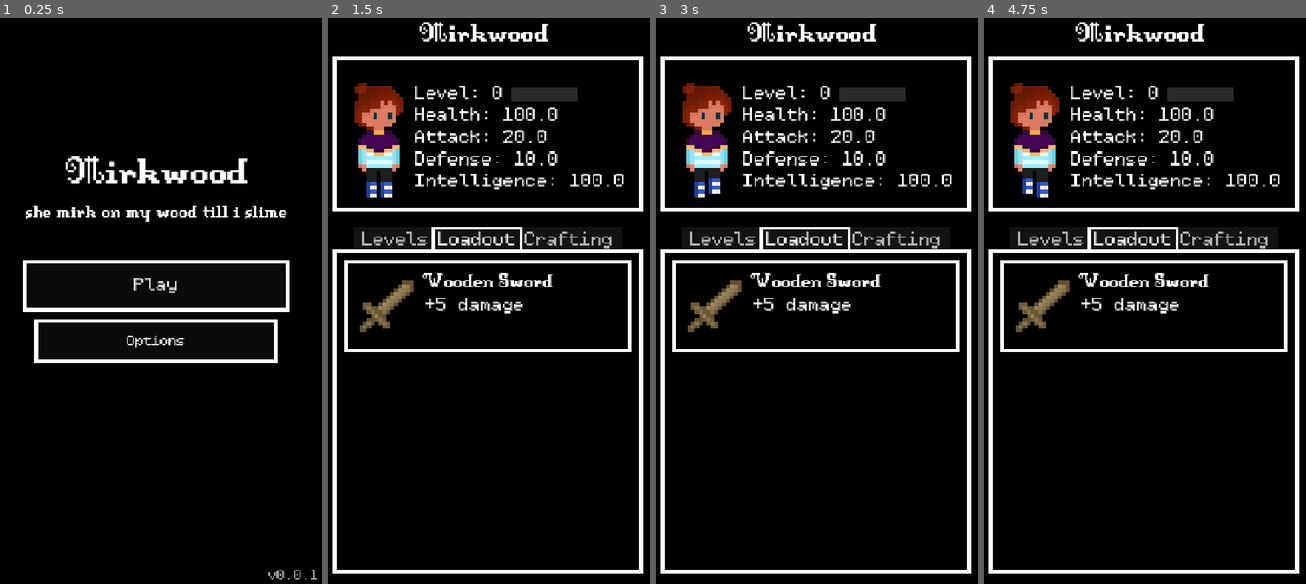
Above: before the commit, frames 1-4 (left to right).
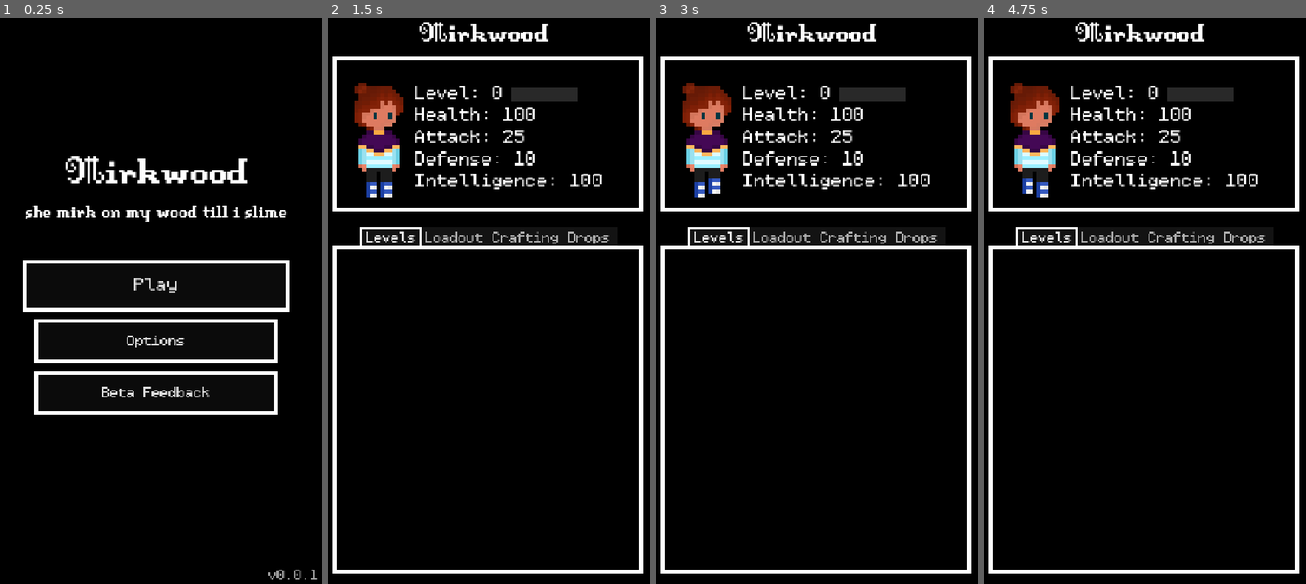
Above: after the commit, the same moments.

Repository: minotaa/myrkwood
Game: Godot game, scene res://scenes/title.tscn
Two runs of this game, one before a commit and one after it. Both use one fixed random seed, a clock stepped at 60 frames per second and the inputs below.
Inputs (mouse positions are in pixels of both pictures, inside the frame that each line leads up to):
- Up to frame 1 (0.25 s): no input
- Up to frame 2 (1.5 s): click (482, 391) at 0.5 s, where only the run after the commit has a clickable "Beta Feedback"; click "Play" at 1.25 s
- Up to frame 3 (3 s): move the mouse to (887, 261) at 2.02 s; click (887, 261) at 2.17 s; tap Enter at 2.75 s; move the mouse to (749, 323) at 2.77 s; click (749, 323) at 2.92 s
- Up to frame 4 (4.75 s): move the mouse to (1177, 165) at 3.52 s; click (1177, 165) at 3.67 s; move the mouse to (1125, 408) at 4.27 s; click (1125, 408) at 4.42 s

The runs differ from the first frame. In frame 1, 1.4% of the frame differs, in the area x 10-87%, y 62-71%; in frame 2, 5.0%, in the area x 1-98%, y 15-60%; in frame 3, 5.0%; in frame 4, 5.0%.
Error after the commit: Invalid assignment of property or key 'level' with value of type 'Object (Level)' on a base object of type 'Button (level_button.gd)'. (res://scripts/menu.gd:1…

Commit message:
add drops and get started on crafting

Diff:
--- a/project.godot
+++ b/project.godot
@@ -24,9 +24,9 @@
 
 Items="*res://scripts/items.gd"
 Inventories="*res://scripts/inventories.gd"
+Enemies="*res://scripts/enemies.gd"
 Levels="*res://scripts/levels.gd"
 Game="*res://scripts/game.gd"
-Enemies="*res://scripts/enemies.gd"
 
 [display]
 
--- /dev/null
+++ b/scenes/crafting_item.tscn
@@ -0,0 +1,77 @@
+[gd_scene load_steps=6 format=3 uid="uid://dagg2b75awus6"]
+
+[ext_resource type="PackedScene" uid="uid://decl6d8bbvaft" path="res://scenes/level.tscn" id="1_b6u4r"]
+[ext_resource type="FontFile" uid="uid://bl0f2csh2wd2l" path="res://assets/fonts/DungeonFont.ttf" id="2_wkp4j"]
+[ext_resource type="FontFile" uid="uid://dalt11g8b1g2k" path="res://assets/fonts/Kitchen Sink.ttf" id="3_e3jf6"]
+
+[sub_resource type="LabelSettings" id="LabelSettings_1uy60"]
+font = ExtResource("2_wkp4j")
+font_size = 34
+
+[sub_resource type="LabelSettings" id="LabelSettings_fe82e"]
+font = ExtResource("3_e3jf6")
+
+[node name="crafting_item" type="Control"]
+texture_filter = 1
+layout_mode = 3
+anchor_right = 1.0
+anchor_bottom = 0.1
+grow_horizontal = 2
+grow_vertical = 2
+
+[node name="Button" parent="." instance=ExtResource("1_b6u4r")]
+custom_minimum_size = Vector2(720, 128)
+layout_mode = 1
+anchors_preset = 0
+anchor_right = 0.0
+anchor_bottom = 0.0
+offset_right = 720.0
+offset_bottom = 144.0
+grow_horizontal = 1
+grow_vertical = 1
+
+[node name="TextureRect" type="TextureRect" parent="."]
+layout_mode = 1
+anchors_preset = 4
+anchor_top = 0.5
+anchor_bottom = 0.5
+offset_left = 16.0
+offset_top = -48.0
+offset_right = 128.0
+offset_bottom = 64.0
+grow_vertical = 2
+
+[node name="Name" type="Label" parent="."]
+texture_filter = 1
+layout_mode = 1
+anchors_preset = 8
+anchor_left = 0.5
+anchor_top = 0.5
+anchor_right = 0.5
+anchor_bottom = 0.5
+offset_left = -200.0
+offset_top = -46.0
+offset_right = 344.0
+offset_bottom = -10.0
+grow_horizontal = 2
+grow_vertical = 2
+text = "Wooden Sword"
+label_settings = SubResource("LabelSettings_1uy60")
+
+[node name="Requirements" type="Label" parent="."]
+texture_filter = 1
+layout_mode = 1
+anchors_preset = 8
+anchor_left = 0.5
+anchor_top = 0.5
+anchor_right = 0.5
+anchor_bottom = 0.5
+offset_left = -194.0
+offset_top = -10.0
+offset_right = 345.0
+offset_bottom = 64.0
+grow_horizontal = 2
+grow_vertical = 2
+text = "Requirements"
+label_settings = SubResource("LabelSettings_fe82e")
+autowrap_mode = 2
--- a/scenes/menu.tscn
+++ b/scenes/menu.tscn
@@ -100,7 +100,7 @@
 
 [sub_resource type="AtlasTexture" id="AtlasTexture_gfi17"]
 atlas = ExtResource("9_5sulo")
-region = Rect2(0, 0, 16, 16)
+region = Rect2(32, 0, 16, 16)
 
 [sub_resource type="LabelSettings" id="LabelSettings_ppsm6"]
 font = ExtResource("1_x0qtr")
@@ -108,7 +108,11 @@
 
 [sub_resource type="LabelSettings" id="LabelSettings_n8bds"]
 font = ExtResource("8_eelid")
-font_size = 32
+font_size = 24
+
+[sub_resource type="AtlasTexture" id="AtlasTexture_i6lef"]
+atlas = ExtResource("9_5sulo")
+region = Rect2(16, 0, 16, 16)
 
 [node name="Menu" type="Node2D"]
 position = Vector2(0, 32)
@@ -237,7 +241,7 @@
 grow_vertical = 2
 theme_override_constants/side_margin = 8
 theme_override_fonts/font = ExtResource("8_eelid")
-theme_override_font_sizes/font_size = 32
+theme_override_font_sizes/font_size = 24
 theme_override_styles/tab_focus = SubResource("StyleBoxEmpty_0el36")
 theme_override_styles/tab_disabled = SubResource("StyleBoxFlat_p784s")
 theme_override_styles/panel = SubResource("StyleBoxFlat_ob78k")
@@ -245,10 +249,9 @@
 theme_override_styles/tab_hovered = SubResource("StyleBoxFlat_2g4it")
 theme_override_styles/tab_unselected = SubResource("StyleBoxFlat_twohf")
 tab_alignment = 1
-current_tab = 1
+current_tab = 0
 
 [node name="Levels" type="Control" parent="UI/Main/TabContainer"]
-visible = false
 layout_mode = 2
 metadata/_tab_index = 0
 
@@ -271,6 +274,7 @@
 alignment = 1
 
 [node name="Loadout" type="Control" parent="UI/Main/TabContainer"]
+visible = false
 layout_mode = 2
 metadata/_tab_index = 1
 
@@ -320,9 +324,9 @@
 anchor_right = 0.5
 anchor_bottom = 0.5
 offset_left = 2.5
-offset_top = -80.0
+offset_top = -70.0
 offset_right = 285.5
-offset_bottom = -28.0
+offset_bottom = -18.0
 grow_horizontal = 2
 grow_vertical = 2
 text = "Wooden Sword"
@@ -337,15 +341,93 @@
 anchor_right = 0.5
 anchor_bottom = 0.5
 offset_left = 8.0
-offset_top = -20.0
+offset_top = -16.0
 offset_right = 424.0
-offset_bottom = 76.0
-grow_horizontal = 2
-grow_vertical = 2
-text = "+5 damage"
+offset_bottom = 64.0
+grow_horizontal = 2
+grow_vertical = 2
+text = "A quick brown fox jumped over the lazy dog."
 label_settings = SubResource("LabelSettings_n8bds")
+autowrap_mode = 2
+
+[node name="Armor" type="Control" parent="UI/Main/TabContainer/Loadout"]
+layout_mode = 1
+anchors_preset = 8
+anchor_left = 0.5
+anchor_top = 0.5
+anchor_right = 0.5
+anchor_bottom = 0.5
+offset_left = -312.0
+offset_top = -112.0
+offset_right = 24.0
+offset_bottom = 88.0
+grow_horizontal = 2
+grow_vertical = 2
+
+[node name="Panel" type="Panel" parent="UI/Main/TabContainer/Loadout/Armor"]
+layout_mode = 1
+anchors_preset = -1
+anchor_right = 1.19
+anchor_bottom = 1.0
+offset_right = 224.16
+grow_horizontal = 2
+grow_vertical = 2
+theme_override_styles/panel = SubResource("StyleBoxFlat_ob78k")
+
+[node name="TextureRect" type="TextureRect" parent="UI/Main/TabContainer/Loadout/Armor"]
+layout_mode = 1
+anchors_preset = 4
+anchor_top = 0.5
+anchor_bottom = 0.5
+offset_left = 24.0
+offset_top = -64.0
+offset_right = 160.0
+offset_bottom = 64.0
+grow_vertical = 2
+texture = SubResource("AtlasTexture_i6lef")
+expand_mode = 2
+
+[node name="Name" type="Label" parent="UI/Main/TabContainer/Loadout/Armor"]
+texture_filter = 1
+layout_mode = 1
+anchors_preset = 8
+anchor_left = 0.5
+anchor_top = 0.5
+anchor_right = 0.5
+anchor_bottom = 0.5
+offset_left = 2.5
+offset_top = -70.0
+offset_right = 285.5
+offset_bottom = -18.0
+grow_horizontal = 2
+grow_vertical = 2
+text = "Hoodie"
+label_settings = SubResource("LabelSettings_ppsm6")
+
+[node name="Description" type="Label" parent="UI/Main/TabContainer/Loadout/Armor"]
+texture_filter = 1
+layout_mode = 1
+anchors_preset = 8
+anchor_left = 0.5
+anchor_top = 0.5
+anchor_right = 0.5
+anchor_bottom = 0.5
+offset_left = 8.0
+offset_top = -16.0
+offset_right = 424.0
+offset_bottom = 64.0
+grow_horizontal = 2
+grow_vertical = 2
+text = "Stupid boy"
+label_settings = SubResource("LabelSettings_n8bds")
+autowrap_mode = 2
 
 [node name="Crafting" type="Control" parent="UI/Main/TabContainer"]
 visible = false
 layout_mode = 2
 metadata/_tab_index = 2
+
+[node name="Drops" type="Control" parent="UI/Main/TabContainer"]
+visible = false
+layout_mode = 2
+metadata/_tab_index = 3
--- a/scenes/title.tscn
+++ b/scenes/title.tscn
@@ -165,4 +165,26 @@
 theme_override_styles/normal = SubResource("StyleBoxFlat_enllf")
 text = "Options"
 
+[node name="Feedback" type="Button" parent="UI/Main"]
+layout_mode = 1
+anchors_preset = 8
+anchor_left = 0.5
+anchor_top = 0.5
+anchor_right = 0.5
+anchor_bottom = 0.5
+offset_left = -272.0
+offset_top = 168.0
+offset_right = 256.0
+offset_bottom = 264.0
+grow_horizontal = 2
+grow_vertical = 2
+theme_override_fonts/font = ExtResource("3_o54xh")
+theme_override_font_sizes/font_size = 24
+theme_override_styles/focus = SubResource("StyleBoxEmpty_m5up5")
+theme_override_styles/hover = SubResource("StyleBoxFlat_xaqki")
+theme_override_styles/pressed = SubResource("StyleBoxFlat_3mmnh")
+theme_override_styles/normal = SubResource("StyleBoxFlat_enllf")
+text = "Beta Feedback"
+
 [connection signal="pressed" from="UI/Main/Play" to="." method="_on_play_pressed"]
+[connection signal="pressed" from="UI/Main/Feedback" to="." method="_on_feedback_pressed"]
--- a/scripts/battle.gd
+++ b/scripts/battle.gd
@@ -64,8 +64,8 @@
 	$PlayerTimer.wait_time = attack_speed
 	$EnemyTimer.wait_time = enemy_attack_speed
 	$UI/Main/LevelText.text = str(Game.cached_enemy_list.size() - Game.live_enemy_list.size()) + "/" + str(Game.cached_enemy_list.size())
-	$UI/Main/HP.text = str(round(Game.health)) + "/" + str(round(max_health))
-	$UI/Main/MP.text = str(round(magic)) + "/" + str(round(max_magic))
+	$UI/Main/HP.text = str(roundi(Game.health)) + "/" + str(roundi(max_health))
+	$UI/Main/MP.text = str(roundi(magic)) + "/" + str(roundi(max_magic))
 	if melt and $UI/Main/Panel/EnemyTexture.material.get_shader_parameter("progress") <= 1:
 		$UI/Main/Panel/EnemyTexture.material.set_shader_parameter("progress", $UI/Main/Panel/EnemyTexture.material.get_shader_parameter("progress") + 0.45 * delta)
 	if $UI/Main/Panel/EnemyTexture.material.get_shader_parameter("progress") >= 1 and not player_alive:
@@ -84,14 +84,23 @@
 		$AudioStreamPlayer.get_stream_playback().play_stream(load("res://assets/sounds/explosion.wav"))
 		Game.exp += enemy.exp
 		Game.temp_exp_gained += enemy.exp
+		enemy.on_die.call()
+		print(Game.temp_drops_gained)
 		await get_tree().create_timer(2.15).timeout
 		print("you won!")
 		if not Game.live_enemy_list.is_empty():
 			start_battle()
 		else:
-			if Game.highest_completed_level < Game.game_level.id:
+			for item in Game.temp_drops_gained:
+				var item_stack = ItemStack.new()
+				item_stack.amount = 1
+				item_stack.type = item
+				Inventories.drops.add_item(item_stack)
+
+			if Game.highest_completed_level <= Game.game_level.id:
 				Game.highest_completed_level = Game.game_level.id + 1
-			$UI/Main/YouWin.text = "YOU WIN!\n\nYou gained +" + str(round(Game.temp_exp_gained)) + " XP\nYou also gained +69 items."
+			print("added " + str(roundi(Game.temp_exp_gained)) + " xp and " + str(Game.temp_drops_gained.size()) + " items")
+			$UI/Main/YouWin.text = "YOU WIN!\n\nYou gained +" + str(roundi(Game.temp_exp_gained)) + " XP\nYou also gained +" + str(Game.temp_drops_gained.size()) + " items."
 			$UI/Main/YouWin.visible = true
 			$UI/Main/LevelText.visible = false
 			$UI/Main/Level.visible = false
--- a/scripts/enemies.gd
+++ b/scripts/enemies.gd
@@ -38,6 +38,8 @@
 	baubles.defense = 3.0
 	baubles.exp = 5.0
 	baubles.texture = load("res://assets/sprites/baubles.png")
+	baubles.on_die = func ():
+		Game.temp_drops_gained.append(Items.get_item_by_id(3))
 	enemies.append(baubles)
 
 	var slime = Enemy.new()
@@ -51,4 +53,7 @@
 	slime.defense = 1.0
 	slime.exp = 15.0
 	slime.texture = load("res://assets/sprites/slime.png")
+	slime.on_die = func ():
+		Game.temp_drops_gained.append(Items.get_item_by_id(2))
 	enemies.append(slime)
+	print("enemies added")
--- a/scripts/game.gd
+++ b/scripts/game.gd
@@ -9,8 +9,6 @@
 var temp_exp_gained: float = 0.0
 var temp_drops_gained = []
 
-var equipment = []
-var drops = []
 var game_level: Level
 var cached_enemy_list = []
 var live_enemy_list = []
@@ -20,6 +18,7 @@
 	if did_the_game_load_yet_also_big_boobs == true:
 		return
 	if not FileAccess.file_exists("user://game.april"):
+		did_the_game_load_yet_also_big_boobs = true
 		return
 	var save_file = FileAccess.open("user://game.april", FileAccess.READ)
 	while save_file.get_position() < save_file.get_length():
@@ -40,17 +39,29 @@
 			Inventories.drops.set_list_from_save(data["drops"])
 		if data.has("equipped_weapon"):
 			Inventories.equipment.weapon = Items.get_item_by_id(data["equipped_weapon"])
+		if data.has("equipped_armor"):
+			Inventories.equipment.armor = Items.get_item_by_id(data["equipped_armor"])
 
 	print("Loaded the game.")
 	did_the_game_load_yet_also_big_boobs = true
 
 func get_game_save_data() -> Dictionary:
+	if Inventories.equipment.list.is_empty():
+		var wooden_sword = ItemStack.new()
+		wooden_sword.type = Items.get_item_by_id(0)
+		wooden_sword.amount = 1
+		var hoodie = ItemStack.new()
+		hoodie.type = Items.get_item_by_id(1)
+		hoodie.amount = 1
+		Inventories.equipment.list.append(wooden_sword)
+		Inventories.equipment.list.append(hoodie)
 	return {
 		"highest_completed_level": highest_completed_level,
 		"exp": exp,
 		"equipment": Inventories.equipment.to_list(),
 		"drops": Inventories.drops.to_list(),
-		"equipped_weapon": Inventories.equipment.weapon.id
+		"equipped_weapon": Inventories.equipment.weapon.id,
+		"equipped_armor": Inventories.equipment.armor.id
 	}
 
 func save_game(_data: Dictionary, reason: String):
@@ -59,7 +70,9 @@
 	print("Saved the game. " + "(" + reason + ")")
 
 func _notification(what: int) -> void:
-	if what == NOTIFICATION_WM_WINDOW_FOCUS_OUT or what == NOTIFICATION_WM_WINDOW_FOCUS_IN:
+	if not did_the_game_load_yet_also_big_boobs:
+		return
+	if what == NOTIFICATION_WM_WINDOW_FOCUS_OUT:
 		save_game(get_game_save_data(), "went to background")
 
 func _ready() -> void:
@@ -71,21 +84,27 @@
 
 func get_attack() -> float:
 	var attack = 20.0
+	if Inventories.equipment.weapon != null:
+		attack += Inventories.equipment.weapon.damage
 	return attack
 
 func get_max_health() -> float:
 	var max_health = 100.0
-	max_health += 10 * get_level()
+	max_health += 5 * get_level()
+	if Inventories.equipment.armor != null:
+		max_health += Inventories.equipment.armor.health
 	return max_health
 
 func get_max_magic() -> float:
 	var max_magic = 100.0
-	max_magic += 1 * get_level()
+	max_magic += 0.5 * get_level()
 	return max_magic
 
 func get_defense() -> float:
 	var defense = 10.0
-	defense += 3 * get_level()
+	defense += 2 * get_level()
+	if Inventories.equipment.armor != null:
+		defense += Inventories.equipment.armor.defense
 	return defense
 
 func get_level() -> int:
--- a/scripts/inventories.gd
+++ b/scripts/inventories.gd
@@ -2,3 +2,6 @@
 
 var drops = DropBag.new()
 var equipment = EquipmentBag.new()
+
+func _ready() -> void:
+	print("inventories added")
--- a/scripts/items.gd
+++ b/scripts/items.gd
@@ -5,20 +5,69 @@
 func get_item_by_id(id: int) -> ItemType:
 	for item in items:
 		if item.id == id:
-			if item is Sword:
-				return (item as Sword)
 			return item
 	return null
 
-func _ready() -> void:
+func _init() -> void:
 	var wooden_sword = Sword.new()
 	wooden_sword.id = 0
-	wooden_sword.description = "+5 damage"
+	wooden_sword.description = "+5 damage, ol' reliable."
 	wooden_sword.name = "Wooden Sword"
 	var atlas = AtlasTexture.new()
 	atlas.atlas = load("res://assets/sprites/items.png")
 	atlas.region = Rect2(0.0, 0.0, 16.0, 16.0)
 	wooden_sword.texture = atlas
 	wooden_sword.damage = 5
-	wooden_sword.type = "WEAPON"
 	items.append(wooden_sword)
+
+	var hoodie = Armor.new()
+	hoodie.id = 1
+	hoodie.name = "T-Shirt"
+	hoodie.description = "Doesn't give any benefits but looks nice!"
+	atlas = AtlasTexture.new()
+	atlas.atlas = load("res://assets/sprites/items.png")
+	atlas.region = Rect2(16.0, 0.0, 16.0, 16.0)
+	hoodie.texture = atlas
+	hoodie.defense = 0.0
+	hoodie.health = 0.0
+	items.append(hoodie)
+
+	var goop = ItemType.new()
+	goop.id = 2
+	goop.name = "Goop"
+	goop.description = "A ball of goop dropped from a slime has regenerative properties."
+	atlas = AtlasTexture.new()
+	atlas.atlas = load("res://assets/sprites/items.png")
+	atlas.region = Rect2(32.0, 0.0, 16.0, 16.0)
+	goop.texture = atlas
+	items.append(goop)
+
+	var glass_shard = ItemType.new()
+	glass_shard.id = 3
+	glass_shard.name = "Glass Shard"
+	glass_shard.description = "A triangular shard of glass dropped from an ornament. "
+	atlas = AtlasTexture.new()
+	atlas.atlas = load("res://assets/sprites/items.png")
+	atlas.region = Rect2(80.0, 0.0, 16.0, 16.0)
+	glass_shard.texture = atlas
+	items.append(glass_shard)
+
+	var glass_knife = Sword.new()
+	glass_knife.id = 4
+	glass_knife.name = "Glass Knife"
+	glass_knife.description = "+10 damage, a sharp tempered glass knife."
+	atlas = AtlasTexture.new()
+	atlas.atlas = load("res://assets/sprites/items.png")
+	atlas.region = Rect2(64.0, 0.0, 16.0, 16.0)
+	glass_knife.texture = atlas
+	glass_knife.damage = 10.0
+	glass_knife.craftable = true
+	var item_stack = ItemStack.new()
+	item_stack.amount = 1
+	item_stack.type = get_item_by_id(3)
+	glass_knife.min_requirement = [item_stack]
+	item_stack.amount = 5
+	glass_knife.requirement = [item_stack]
+	items.append(glass_knife)
+
+	print("items added")
--- a/scripts/level_button.gd
+++ b/scripts/level_button.gd
@@ -1,16 +1,10 @@
 extends Button
 
-var level: Level
+var item: ItemType
 
 func _on_pressed() -> void:
-	if level != null:
-		if level.id > Game.highest_completed_level:
-			print("Something strange is going on here...")
-		Game.game_level = level
-		Game.cached_enemy_list = []
-		Game.cached_enemy_list.append_array(level.enemy_list)
-		Game.live_enemy_list = []
-		Game.live_enemy_list.append_array(level.enemy_list)
-		Game.health = Game.get_max_health()
-		Game.magic = Game.get_max_magic()
-		get_tree().change_scene_to_packed(load("res://scenes/battle.tscn"))
+	if item != null:
+		print("Something strange is going on here...")
+
+func refresh() -> void:
+	$"../TextureRect".texture = item.texture
--- a/scripts/menu.gd
+++ b/scripts/menu.gd
@@ -18,12 +18,27 @@
 			level_button.text = game_level.name
 			level_button.level = game_level
 		$UI/Main/TabContainer/Levels/ScrollContainer/VBoxContainer.add_child(level_button)
+	refresh_menu()
+
+func refresh_menu() -> void:
+	var meta: String = "Level: " + str(roundi(Game.get_level()))
+	meta += "\nHealth: " + str(roundi(Game.get_max_health()))
+	meta += "\nAttack: " + str(roundi(Game.get_attack()))
+	meta += "\nDefense: " + str(roundi(Game.get_defense()))
+	meta += "\nIntelligence: " + str(roundi(Game.get_max_magic()))
+	$UI/Main/Meta.text = meta
+	$UI/Main/ProgressBar.value = Game.get_progress()
+
+	if Inventories.equipment.weapon != null:
+		$UI/Main/TabContainer/Loadout/Weapon/TextureRect.texture = Inventories.equipment.weapon.texture
+		$UI/Main/TabContainer/Loadout/Weapon/Name.text = Inventories.equipment.weapon.name
+		$UI/Main/TabContainer/Loadout/Weapon/Description.text = Inventories.equipment.weapon.description
+
+	if Inventories.equipment.armor != null:
+		$UI/Main/TabContainer/Loadout/Armor/TextureRect.texture = Inventories.equipment.armor.texture
+		$UI/Main/TabContainer/Loadout/Armor/Name.text = Inventories.equipment.armor.name
+		$UI/Main/TabContainer/Loadout/Armor/Description.text = Inventories.equipment.armor.description
+
 
 func _process(delta: float) -> void:
-	var meta: String = "Level: " + str(Game.get_level())
-	meta += "\nHealth: " + str(Game.get_max_health())
-	meta += "\nAttack: " + str(Game.get_attack())
-	meta += "\nDefense: " + str(Game.get_defense())
-	meta += "\nIntelligence: " + str(Game.get_max_magic())
-	$UI/Main/Meta.text = meta
-	$UI/Main/ProgressBar.value = Game.get_progress()
+	refresh_menu()
--- a/scripts/title.gd
+++ b/scripts/title.gd
@@ -22,3 +22,6 @@
 
 func _on_play_pressed() -> void:
 	get_tree().change_scene_to_packed(menu)
+
+func _on_feedback_pressed() -> void:
+	OS.shell_open("https://discord.gg/zhz3nnCDDg")
--- /dev/null
+++ b/scripts/types/armor.gd
@@ -0,0 +1,8 @@
+extends ItemType
+class_name Armor
+
+var defense: float = 0.0
+var health: float = 0.0
+
+func on_hit(enemy: Enemy, final_damage: float) -> void:
+	pass
--- a/scripts/types/bag.gd
+++ b/scripts/types/bag.gd
@@ -20,6 +20,17 @@
 			return
 	list.append(item)
 
+func has_item(item: ItemType) -> bool:
+	for i in list:
+		if i.type.id == item.type:
+			return true
+	return false
+
+func take_item(item: ItemType) -> void:
+	for i in list:
+		if i.type.id == item.type:
+			i.amount -= 1
+
 func set_list_from_save(_list: Array):
 	for value in _list:
 		var item = ItemStack.new()
--- a/scripts/types/drop_bag.gd
+++ b/scripts/types/drop_bag.gd
@@ -7,3 +7,26 @@
 func get_max_capacity() -> int:
 	var max_capacity = 25
 	return max_capacity
+
+func add_fragile_item(item: ItemStack) -> bool:
+	for i in list:
+		if i.type.id == item.type.id:
+			var space_left = get_max_capacity() - total_size()
+			if space_left <= 0:
+				return false
+			var amount_to_add = min(space_left, item.amount)
+			i.amount += amount_to_add
+			item.amount -= amount_to_add
+			if item.amount == 0:
+				return true
+
+	if not is_full():
+		var space_left = get_max_capacity() - total_size()
+		var amount_to_add = min(space_left, item.amount)
+		var new_stack = ItemStack.new()
+		new_stack.type = item.type
+		new_stack.amount = amount_to_add
+		list.append(new_stack)
+		item.amount -= amount_to_add
+		return true
+	return false
--- a/scripts/types/enemy.gd
+++ b/scripts/types/enemy.gd
@@ -18,8 +18,7 @@
 func on_attack() -> void:
 	pass
 
-func on_die() -> void:
-	pass
+var on_die: Callable
 
 func on_damage() -> void:
 	pass
--- a/scripts/types/equipment_bag.gd
+++ b/scripts/types/equipment_bag.gd
@@ -2,3 +2,4 @@
 class_name EquipmentBag
 
 var weapon: Sword = Items.get_item_by_id(0)
+var armor: Armor = Items.get_item_by_id(1)
--- a/scripts/types/item_stack.gd
+++ b/scripts/types/item_stack.gd
@@ -4,3 +4,6 @@
 var amount: int = 0
 var type: ItemType
 var data = {}
+
+func _to_string() -> String:
+	return "x" + str(amount) + " " + type.name
--- a/scripts/types/item_type.gd
+++ b/scripts/types/item_type.gd
@@ -5,5 +5,11 @@
 var id: int
 var description: String
 var rarity: String = "COMMON" # COMMON, UNCOMMON, RARE, EPIC, LEGENDARY
-var type: String = "MISC"
 var texture: Texture
+
+var craftable: bool = false
+var requirement = []
+var min_requirement = [] # To view it in crafting.
+
+func _to_string() -> String:
+	return name + " (" + str(id) + ")"
Binary file changed: assets/sprites/items.png
Not shown: 1 places in scenes/menu.tscn that only renumber resources
